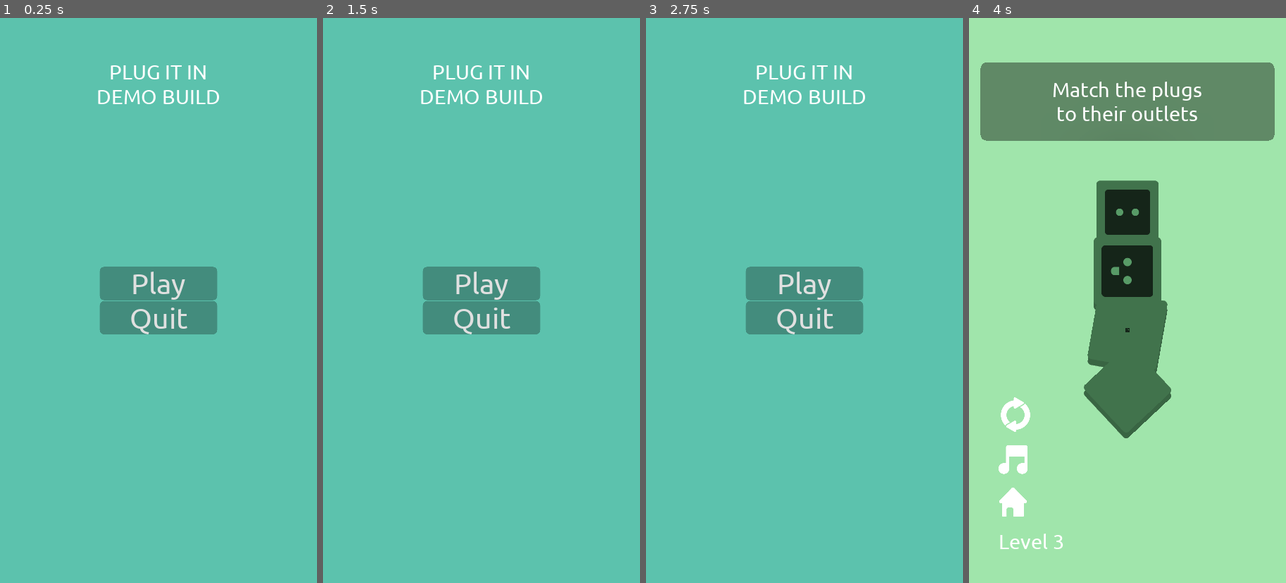
Above: before the commit, frames 1-4 (left to right).
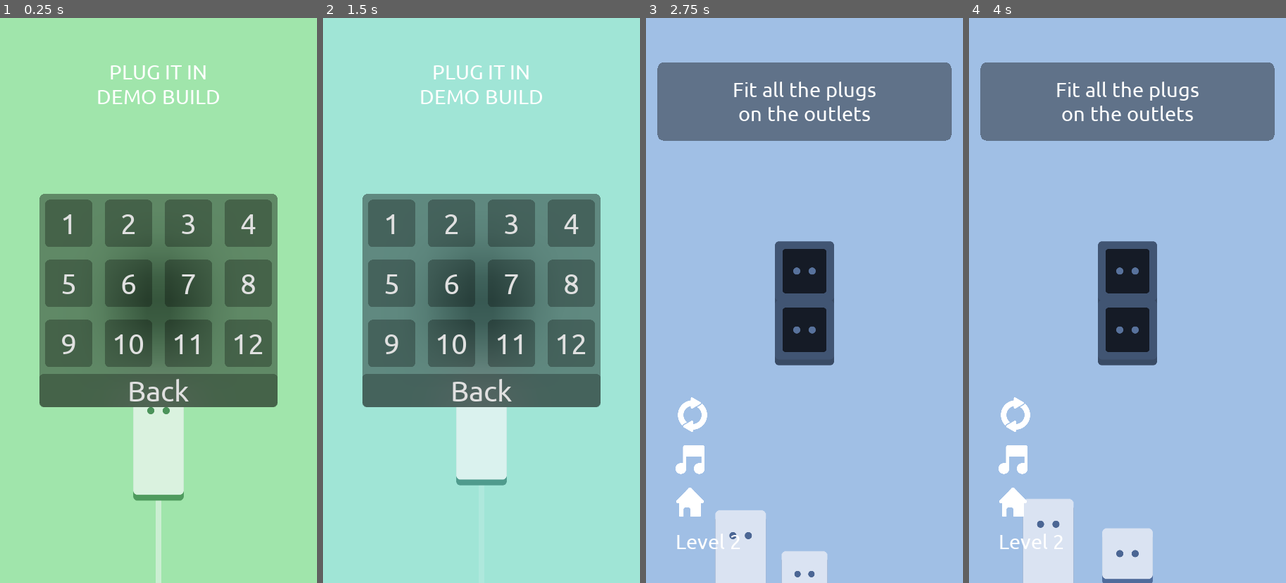
Above: after the commit, the same moments.

Repository: unSAME-Studio/ProjectOutlet
Game: Godot game, scene res://scenes/Menu.tscn
Same seed, same stepped clock (60 frames per second), same inputs: the game is played once before the commit and once after it.
Inputs (mouse positions are in pixels of both pictures, inside the frame that each line leads up to):
- Up to frame 1 (0.25 s): no input
- Up to frame 2 (1.5 s): click (392, 221) at 0.5 s, where only the run after the commit has a clickable "1"; click (367, 503) at 1.27 s
- Up to frame 3 (2.75 s): click (775, 221) at 2 s, where only the run after the commit has a clickable "2"
- Up to frame 4 (4 s): click (1127, 283) at 2.75 s, where only the run before the commit has a clickable "Play"; click (1156, 221) at 3.5 s, where only the run before the commit has a clickable "3"

The runs differ from the first frame. In frame 1, 100% of the frame differs, in the area x 0-100%, y 0-100%; in frame 2, 99%; in frame 3, 100%; in frame 4, 98%.

Commit message:
Menu Update

Diff:
--- a/scenes/Main.tscn
+++ b/scenes/Main.tscn
@@ -92,8 +92,8 @@
 theme = ExtResource( 5 )
 
 [node name="MarginContainer" type="MarginContainer" parent="CanvasLayer/Control/OverScreen/PanelContainer"]
-margin_right = 650.0
-margin_bottom = 506.0
+margin_right = 660.0
+margin_bottom = 554.0
 custom_constants/margin_right = 30
 custom_constants/margin_top = 30
 custom_constants/margin_left = 30
@@ -102,26 +102,29 @@
 [node name="VBoxContainer" type="VBoxContainer" parent="CanvasLayer/Control/OverScreen/PanelContainer/MarginContainer"]
 margin_left = 30.0
 margin_top = 30.0
-margin_right = 620.0
-margin_bottom = 476.0
+margin_right = 630.0
+margin_bottom = 524.0
 alignment = 1
 
-[node name="Tag" type="Label" parent="CanvasLayer/Control/OverScreen/PanelContainer/MarginContainer/VBoxContainer"]
-margin_right = 590.0
-margin_bottom = 329.0
+[node name="Tag" type="RichTextLabel" parent="CanvasLayer/Control/OverScreen/PanelContainer/MarginContainer/VBoxContainer"]
+margin_right = 600.0
+margin_bottom = 377.0
+rect_min_size = Vector2( 600, 0 )
 size_flags_vertical = 6
 theme = ExtResource( 5 )
-text = ":)
-
+bbcode_enabled = true
+bbcode_text = "[center][img]res://arts/anti_plug_one.png[/img][/center]
+[center]Everyone is happy![/center]
+"
+text = "
 Everyone is happy!
 "
-align = 1
-valign = 1
+fit_content_height = true
 
 [node name="HBoxContainer" type="HBoxContainer" parent="CanvasLayer/Control/OverScreen/PanelContainer/MarginContainer/VBoxContainer"]
-margin_top = 333.0
-margin_right = 590.0
-margin_bottom = 446.0
+margin_top = 381.0
+margin_right = 600.0
+margin_bottom = 494.0
 
 [node name="Home" type="Button" parent="CanvasLayer/Control/OverScreen/PanelContainer/MarginContainer/VBoxContainer/HBoxContainer"]
 margin_right = 113.0
@@ -138,7 +141,7 @@
 
 [node name="Next" type="Button" parent="CanvasLayer/Control/OverScreen/PanelContainer/MarginContainer/VBoxContainer/HBoxContainer"]
 margin_left = 117.0
-margin_right = 590.0
+margin_right = 600.0
 margin_bottom = 113.0
 focus_mode = 0
 mouse_default_cursor_shape = 2
--- a/scenes/Menu.gd
+++ b/scenes/Menu.gd
@@ -2,19 +2,35 @@
 
 
 var button = preload("res://ui/LevelButton.tscn")
+var plug = preload("res://objects/Plug.tscn")
 
 func _ready():
+	Global.main = self
+
 	# generate levels
 	for i in Global.level.keys():
 		var b = button.instance()
 		b.level = int(i)
 
-		$Control/Levels/VBoxContainer/GridContainer.add_child(b)
-
+		$CanvasLayer/Control/Levels/PanelContainer/VBoxContainer/GridContainer.add_child(b)
 
 	# show quit button only on PC build
 	if OS.get_name() in ["Windows", "OSX", "X11"]:
-		$Control/Options/VBoxContainer/Quit.show()
+		$CanvasLayer/Control/Options/VBoxContainer/Quit.show()
+
+	# spawn the interactives
+	$Node2D/Outlet.set_modulate(ColorManager.color.main_dark)
+	var p = plug.instance()
+
+	p.size = Vector2(1, 2)
+	p.head_position = Vector2(0, 0)
+	p.original_point = Vector2(0, 0 + 400)
+	p.set_name("Plug")
+	$Node2D.add_child(p)
+
+
+func game_finished():
+	_on_Play_pressed()
 
 
 func _unhandled_input(event):
@@ -23,8 +39,8 @@
 
 
 func _on_Play_pressed():
-	$Control/Options.hide()
-	$Control/Levels.show()
+	#$CanvasLayer/Control/Options.hide()
+	$CanvasLayer/Control/Levels.show()
 
 
 func _on_Editor_pressed():
@@ -36,5 +52,7 @@
 
 
 func _on_Back_pressed():
-	$Control/Options.show()
-	$Control/Levels.hide()
+	#$CanvasLayer/Control/Options.show()
+	$CanvasLayer/Control/Levels.hide()
+
+	get_node("Node2D/Plug").unplug()
--- a/scenes/Menu.tscn
+++ b/scenes/Menu.tscn
@@ -1,29 +1,32 @@
-[gd_scene load_steps=4 format=2]
+[gd_scene load_steps=8 format=2]
 
 [ext_resource path="res://scenes/Menu.gd" type="Script" id=1]
 [ext_resource path="res://ui/fonts/Ubuntu_Reg.tres" type="DynamicFont" id=2]
 [ext_resource path="res://ui/theme.tres" type="Theme" id=3]
+[ext_resource path="res://scripts/console.gd" type="Script" id=4]
+[ext_resource path="res://objects/Outlet.tscn" type="PackedScene" id=5]
+[ext_resource path="res://ui/ui_blur.gdshader" type="Shader" id=6]
+
+[sub_resource type="ShaderMaterial" id=2]
+shader = ExtResource( 6 )
+shader_param/blur_amount = 5.0
+shader_param/mix_amount = 0.4
+shader_param/color_over = Color( 0, 0, 0, 1 )
 
 [node name="Menu" type="Node"]
 script = ExtResource( 1 )
 
-[node name="Control" type="Control" parent="."]
+[node name="console" type="Node" parent="."]
+script = ExtResource( 4 )
+
+[node name="CanvasLayer" type="CanvasLayer" parent="."]
+
+[node name="Control" type="Control" parent="CanvasLayer"]
 anchor_right = 1.0
 anchor_bottom = 1.0
+mouse_filter = 2
 
-[node name="SpinBox" type="SpinBox" parent="Control"]
-visible = false
-anchor_top = 1.0
-anchor_bottom = 1.0
-margin_left = 60.0
-margin_top = -254.0
-margin_right = 268.0
-margin_bottom = -174.0
-theme = ExtResource( 3 )
-min_value = 1.0
-value = 1.0
-
-[node name="Label" type="Label" parent="Control"]
+[node name="Label" type="Label" parent="CanvasLayer/Control"]
 anchor_left = 0.5
 anchor_right = 0.5
 margin_left = -359.0
@@ -36,19 +39,21 @@
 valign = 1
 uppercase = true
 
-[node name="Options" type="CenterContainer" parent="Control"]
+[node name="Options" type="CenterContainer" parent="CanvasLayer/Control"]
+visible = false
 anchor_right = 1.0
 anchor_bottom = 1.0
 mouse_filter = 2
 
-[node name="VBoxContainer" type="VBoxContainer" parent="Control/Options"]
+[node name="VBoxContainer" type="VBoxContainer" parent="CanvasLayer/Control/Options"]
 margin_left = 340.0
-margin_top = 903.0
+margin_top = 960.0
 margin_right = 740.0
-margin_bottom = 1016.0
+margin_bottom = 960.0
 rect_min_size = Vector2( 400, 0 )
 
-[node name="Play" type="Button" parent="Control/Options/VBoxContainer"]
+[node name="Play" type="Button" parent="CanvasLayer/Control/Options/VBoxContainer"]
+visible = false
 margin_right = 400.0
 margin_bottom = 113.0
 focus_mode = 0
@@ -57,7 +62,7 @@
 enabled_focus_mode = 0
 text = "Play"
 
-[node name="Editor" type="Button" parent="Control/Options/VBoxContainer"]
+[node name="Editor" type="Button" parent="CanvasLayer/Control/Options/VBoxContainer"]
 visible = false
 margin_top = 117.0
 margin_right = 279.0
@@ -68,7 +73,7 @@
 enabled_focus_mode = 0
 text = "Editor"
 
-[node name="Quit" type="Button" parent="Control/Options/VBoxContainer"]
+[node name="Quit" type="Button" parent="CanvasLayer/Control/Options/VBoxContainer"]
 visible = false
 margin_top = 234.0
 margin_right = 279.0
@@ -79,22 +84,27 @@
 enabled_focus_mode = 0
 text = "Quit"
 
-[node name="Levels" type="CenterContainer" parent="Control"]
-visible = false
+[node name="Levels" type="CenterContainer" parent="CanvasLayer/Control"]
 anchor_right = 1.0
 anchor_bottom = 1.0
 
-[node name="VBoxContainer" type="VBoxContainer" parent="Control/Levels"]
+[node name="PanelContainer" type="PanelContainer" parent="CanvasLayer/Control/Levels"]
+material = SubResource( 2 )
 margin_left = 432.0
 margin_top = 901.0
 margin_right = 647.0
 margin_bottom = 1018.0
+theme = ExtResource( 3 )
 
-[node name="GridContainer" type="GridContainer" parent="Control/Levels/VBoxContainer"]
+[node name="VBoxContainer" type="VBoxContainer" parent="CanvasLayer/Control/Levels/PanelContainer"]
+margin_right = 215.0
+margin_bottom = 117.0
+
+[node name="GridContainer" type="GridContainer" parent="CanvasLayer/Control/Levels/PanelContainer/VBoxContainer"]
 margin_right = 215.0
 columns = 4
 
-[node name="Back" type="Button" parent="Control/Levels/VBoxContainer"]
+[node name="Back" type="Button" parent="CanvasLayer/Control/Levels/PanelContainer/VBoxContainer"]
 margin_top = 4.0
 margin_right = 215.0
 margin_bottom = 117.0
@@ -104,7 +114,14 @@
 enabled_focus_mode = 0
 text = "Back"
 
-[connection signal="pressed" from="Control/Options/VBoxContainer/Play" to="." method="_on_Play_pressed"]
-[connection signal="pressed" from="Control/Options/VBoxContainer/Editor" to="." method="_on_Editor_pressed"]
-[connection signal="pressed" from="Control/Options/VBoxContainer/Quit" to="." method="_on_Quit_pressed"]
-[connection signal="pressed" from="Control/Levels/VBoxContainer/Back" to="." method="_on_Back_pressed"]
+[node name="Node2D" type="Node2D" parent="."]
+
+[node name="Camera2D" type="Camera2D" parent="Node2D"]
+current = true
+
+[node name="Outlet" parent="Node2D" instance=ExtResource( 5 )]
+
+[connection signal="pressed" from="CanvasLayer/Control/Options/VBoxContainer/Play" to="." method="_on_Play_pressed"]
+[connection signal="pressed" from="CanvasLayer/Control/Options/VBoxContainer/Editor" to="." method="_on_Editor_pressed"]
+[connection signal="pressed" from="CanvasLayer/Control/Options/VBoxContainer/Quit" to="." method="_on_Quit_pressed"]
+[connection signal="pressed" from="CanvasLayer/Control/Levels/PanelContainer/VBoxContainer/Back" to="." method="_on_Back_pressed"]
